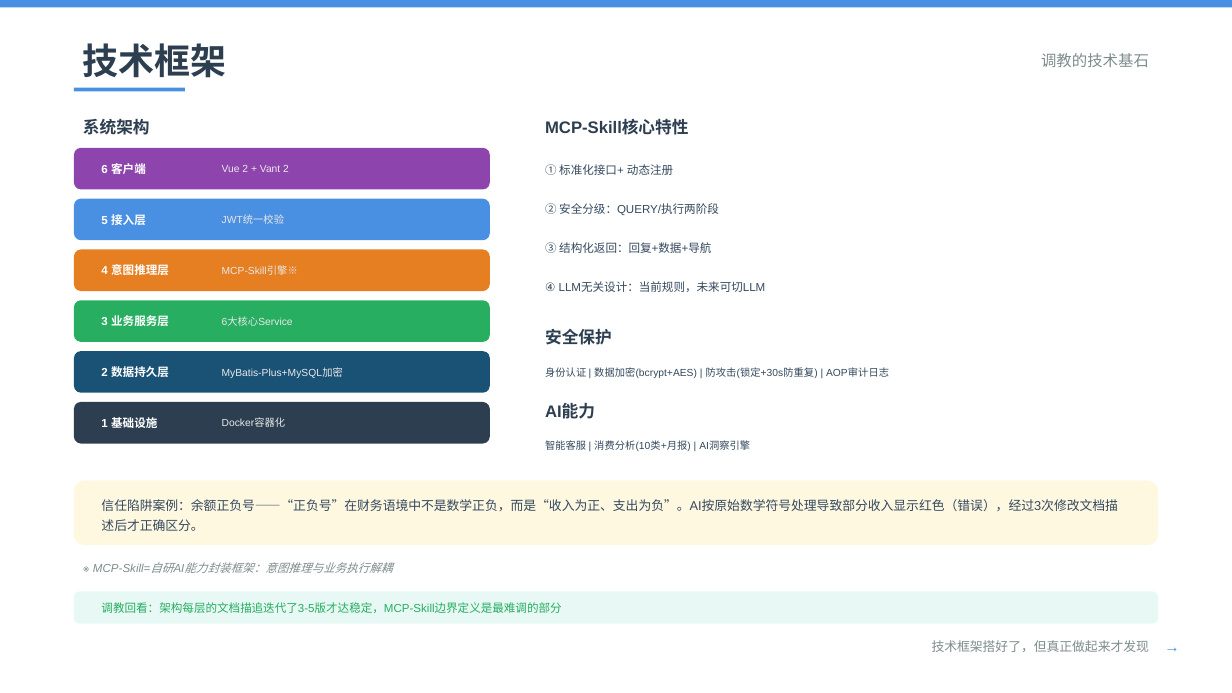
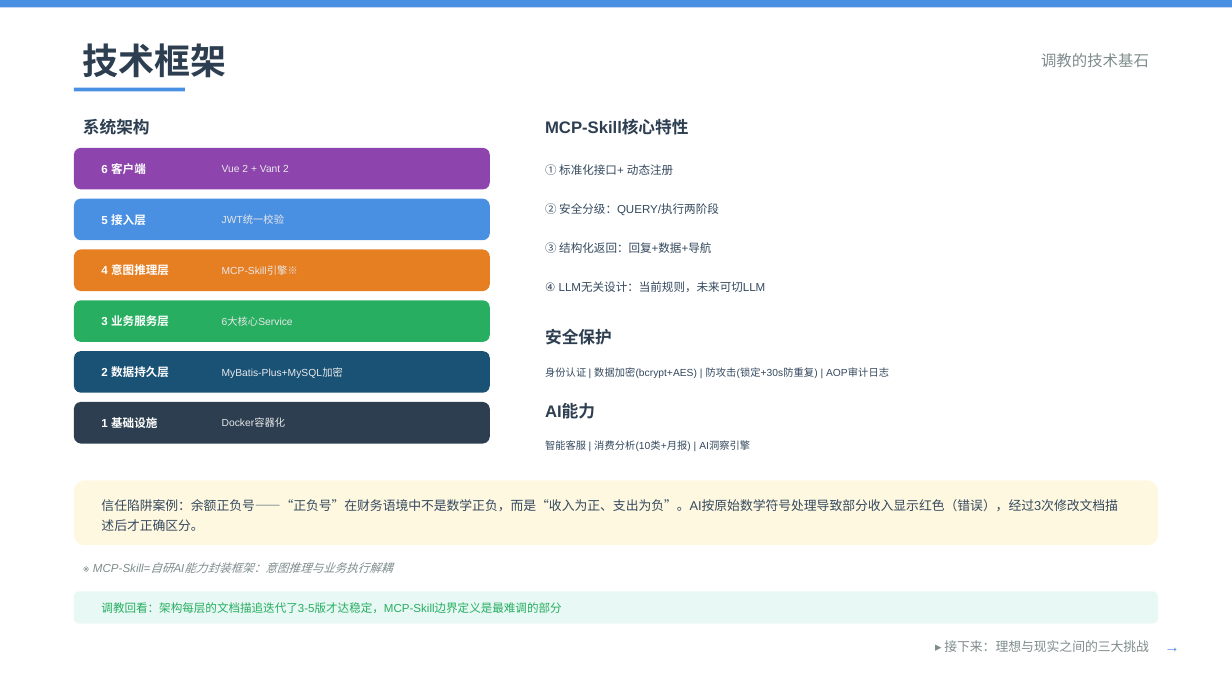
Before and after one commit to PorcupineBoy/bank, a slide deck: slide 9 of AI竞赛讲解_手机银行核心业务_优化版_v5.pptx. Drawn at 1232x693 pixels with LibreOffice and Linux fonts; fonts in the diff are those of the drawing. Boxes give left, top, right and bottom in pixels: in the first picture for what was removed or moved away, otherwise in the second. Text is boxed around its words. In the diff, an @@ line names an element or a change of style, - is before the commit and + after.

```diff
--- a/AI竞赛讲解_手机银行核心业务_优化版_v5.pptx
+++ b/AI竞赛讲解_手机银行核心业务_优化版_v5.pptx
@@ text at (x1=944, y1=640, x2=1149, y2=652): text changed @@
-技术框架搭好了，但真正做起来才发现
+▸ 接下来：理想与现实之间的三大挑战
```
Also in this commit, not shown: 10 other slides changed, 5 other files.
